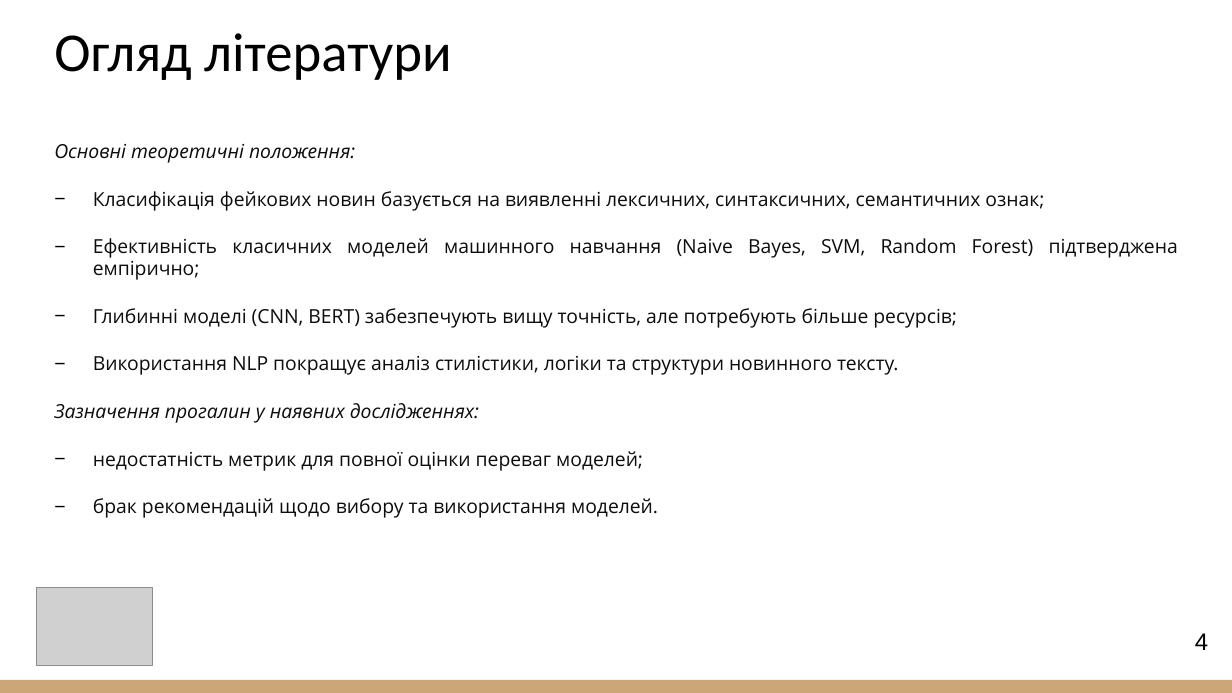
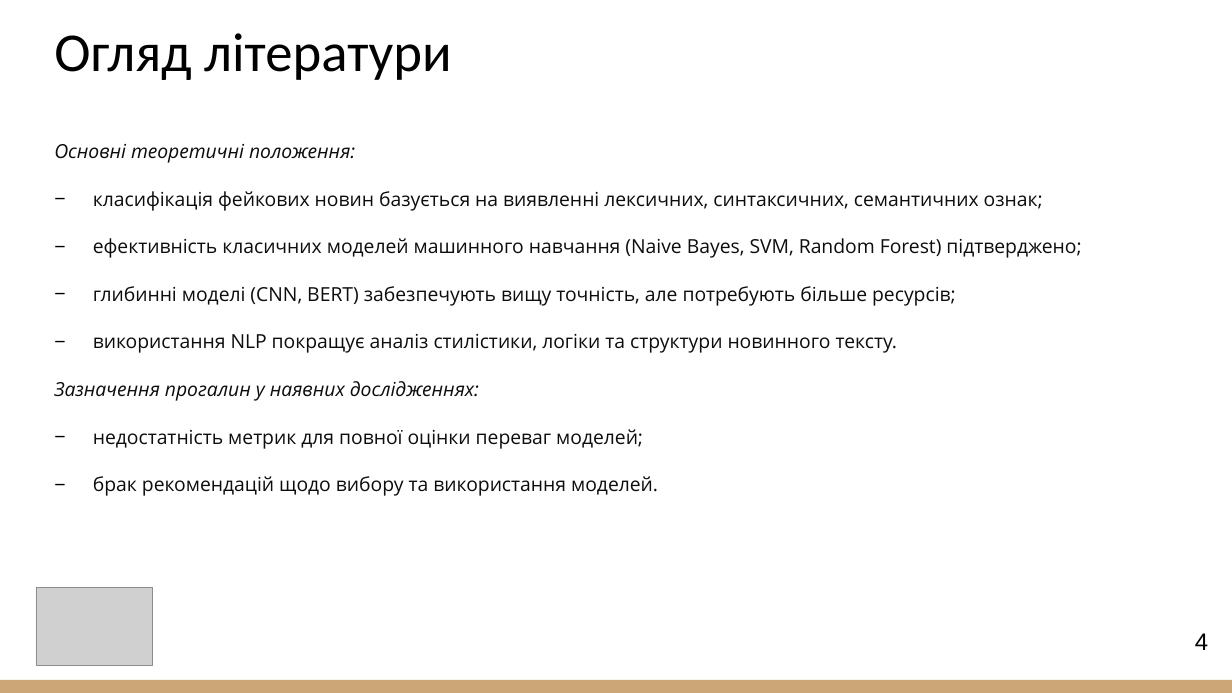
Before and after one commit to Wind6365/fake_news_detector_archive, a slide deck: slide 4 of 2025_М_ПІ_ІПЗм-23-1_Шагун_А_С.pptx. Drawn at 1232x693 pixels with LibreOffice and Linux fonts; fonts in the diff are those of the drawing; grey boxes stand for pictures. Boxes give left, top, right and bottom in pixels: in the first picture for what was removed or moved away, otherwise in the second. Text is boxed around its words. In the diff, an @@ line names an element or a change of style, - is before the commit and + after.

```diff
--- a/2025_М_ПІ_ІПЗм-23-1_Шагун_А_С.pptx
+++ b/2025_М_ПІ_ІПЗм-23-1_Шагун_А_С.pptx
@@ text at [93,191,1081,353]: text changed @@
-− Класифікація фейкових новин базується на виявленні лексичних, синтаксичних, семантичних ознак;
-− Ефективність класичних моделей машинного навчання (Naive Bayes, SVM, Random Forest) підтверджена емпірично;
-− Глибинні моделі (CNN, BERT) забезпечують вищу точність, але потребують більше ресурсів;
-− Використання NLP покращує аналіз стилістики, логіки та структури новинного тексту.
+− класифікація фейкових новин базується на виявленні лексичних, синтаксичних, семантичних ознак;
+− ефективність класичних моделей машинного навчання (Naive Bayes, SVM, Random Forest) підтверджено;
+− глибинні моделі (CNN, BERT) забезпечують вищу точність, але потребують більше ресурсів;
+− використання NLP покращує аналіз стилістики, логіки та структури новинного тексту.
```
Also in this commit, not shown: 2 other slides changed.
